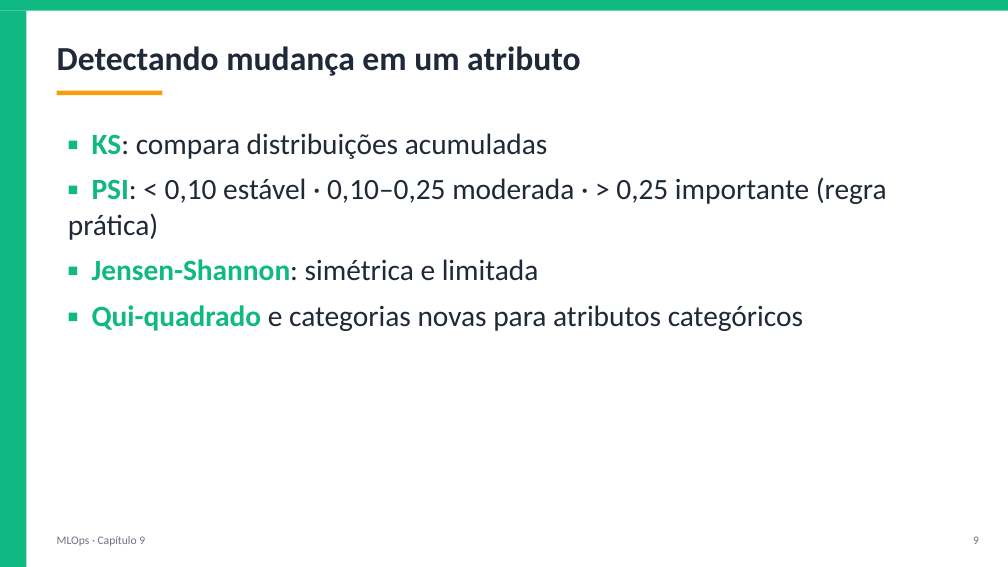
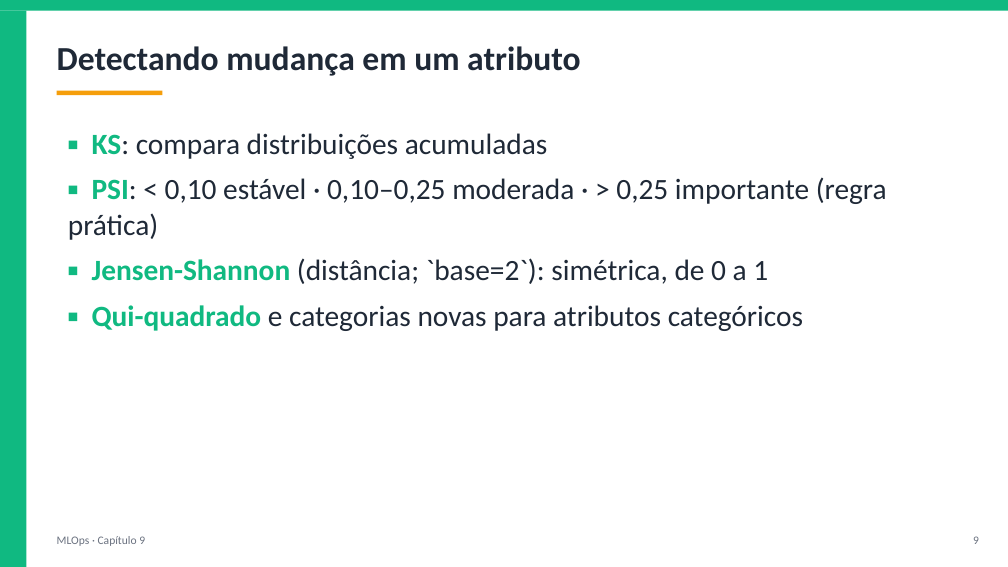
Before and after one commit to arakenmedeiros/claude, a slide deck: slide 9 of mlops/slides/Cap09_Monitoramento_Deriva_de_Dados_e_Retreina.pptx. Drawn at 1008x567 pixels with LibreOffice and Linux fonts; fonts in the diff are those of the drawing. Boxes give left, top, right and bottom in pixels: in the first picture for what was removed or moved away, otherwise in the second. Text is boxed around its words. In the diff, an @@ line names an element or a change of style, - is before the commit and + after.

```diff
--- a/mlops/slides/Cap09_Monitoramento_Deriva_de_Dados_e_Retreina.pptx
+++ b/mlops/slides/Cap09_Monitoramento_Deriva_de_Dados_e_Retreina.pptx
@@ text at (92, 258, 768, 284): text changed @@
-▪ Jensen-Shannon: simétrica e limitada
+▪ Jensen-Shannon (distância; `base=2`): simétrica, de 0 a 1
```
Also in this commit, not shown: 3 other slides changed, 19 other files.
